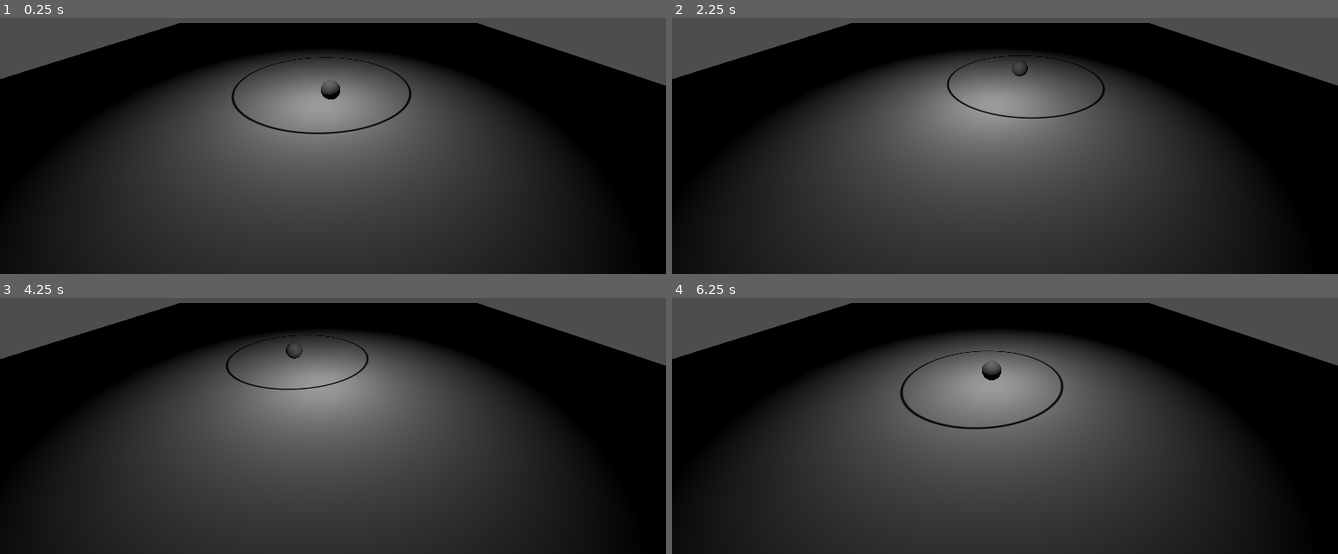
Above: before the commit, frames 1-4 (two rows, left to right).
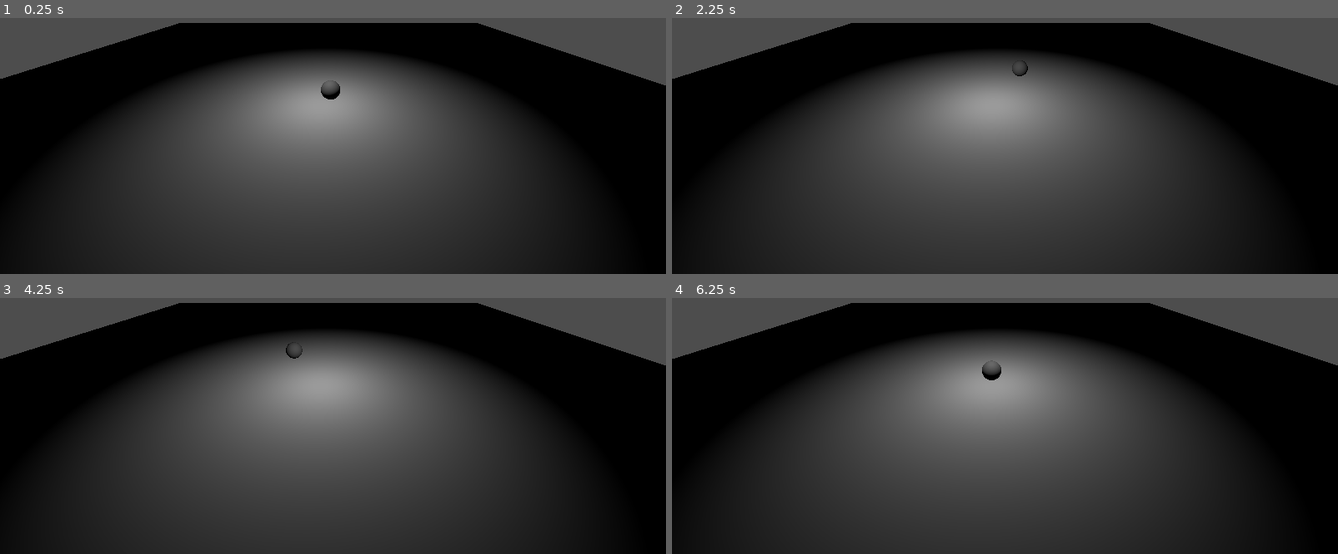
Above: after the commit, the same moments.

Repository: Techno3d/QuantumFinal
Game: Godot game, scene res://PilotWaveDoubleSlit.tscn
Two runs of this game, one before a commit and one after it. Both use one fixed random seed, a clock stepped at 60 frames per second and the inputs below.
Inputs:
- Up to frame 1 (0.25 s): no input
- Up to frame 2 (2.25 s): no input
- Up to frame 3 (4.25 s): tap Enter at 3.5 s
- Up to frame 4 (6.25 s): tap Space at 5.75 s

The runs differ from the first frame. In frame 1, 0.4% of the frame differs, in the area x 34-62%, y 15-46%; in frame 2, 0.3%; in frame 3, 0.2%; in frame 4, 0.4%, in the area x 34-59%, y 20-52%.

Commit message:
tried making an array, gonna work on this later

Diff:
--- a/PilotWaveDoubleSlit.tscn
+++ b/PilotWaveDoubleSlit.tscn
@@ -13,7 +13,7 @@
 [sub_resource type="ShaderMaterial" id="ShaderMaterial_ohb5n"]
 render_priority = 0
 shader = ExtResource("1_bls8o")
-shader_parameter/pos = Vector3(0, 0, 0)
+shader_parameter/pos = PackedVector3Array(0, 0, 0, 0, 0, 0, 0, 0, 0, 0, 0, 0, 0, 0, 0, 0, 0, 0, 0, 0, 0, 0, 0, 0, 0, 0, 0, 0, 0, 0, 0, 0, 0, 0, 0, 0, 0, 0, 0, 0, 0, 0, 0, 0, 0, 0, 0, 0, 0, 0, 0, 0, 0, 0, 0, 0, 0, 0, 0, 0)
 
 [sub_resource type="SphereMesh" id="SphereMesh_7cj03"]
 
--- a/plane.gd
+++ b/plane.gd
@@ -1,16 +1,18 @@
 extends MeshInstance3D
 
 @onready var particle: MeshInstance3D = $"../Particle"
-var stored_pos: Vector3 = Vector3(0, 0, 0);
+var stored_poses: Array[Vector3];
 
 func _ready():
-	pass # Replace with function body.
+	for i in range(0, 20):
+		stored_poses.push_back(Vector3(0, 2.0/20.0*i, 0));
 
 
 # Called every frame. 'delta' is the elapsed time since the previous frame.
 func _process(delta):
-	stored_pos.y += delta
-	if stored_pos.y > 2:
-		stored_pos = particle.global_position
-		stored_pos.y = 0
-	get_surface_override_material(0).set_shader_parameter("pos", stored_pos);
+	for stored_pos in stored_poses:
+		stored_pos.y += delta
+		if stored_pos.y > 2:
+			stored_pos = particle.global_position
+			stored_pos.y = 0
+	get_surface_override_material(0).set_shader_parameter("pos", stored_poses);
--- a/shaders/plane_waves.gdshader
+++ b/shaders/plane_waves.gdshader
@@ -1,24 +1,23 @@
 shader_type spatial;
 
-uniform vec3 pos;
-varying vec3 normalized;
+uniform vec3[20] pos;
+varying flat vec3[20] normalized;
 
 void vertex() {
-	vec3 funnyPos = pos;
-	funnyPos.y = 0.;
-	normalized = (inverse(MODEL_MATRIX)*vec4(funnyPos, 1.0)).xyz/20.;
+	for(int i = 0; i < 20; i++) {
+		vec3 funnyPos = pos[i];
+		funnyPos.y = 0.;
+		normalized[i] = (inverse(MODEL_MATRIX)*vec4(funnyPos, 1.0)).xyz/20.;
+	}
 }
 
 void fragment() {
 	vec2 st = UV*2.-1.;
-	//st -= normalized.xz;
-	float a = 0.;
-
-	//a += ploty(st, cos(st.x+TIME));
-	float r = 0.25;
-	float angle = atan(st.y, st.x);
-	//ALBEDO = vec3(smoothstep(r, r+0.01, st.x*st.x + st.y*st.y));
-	ALBEDO = vec3(smoothstep(0., 0.005, abs(distance(st, normalized.xz)-pos.y)) );
+	vec3 col = vec3(0.);
+	for(int i = 0; i < 20; i++) {
+		col = vec3(smoothstep(0., 0.005, abs(distance(st, normalized[i].xz)-pos[i].y)) );
+	}
+	ALBEDO = col;
 }
 
 //void light() {
